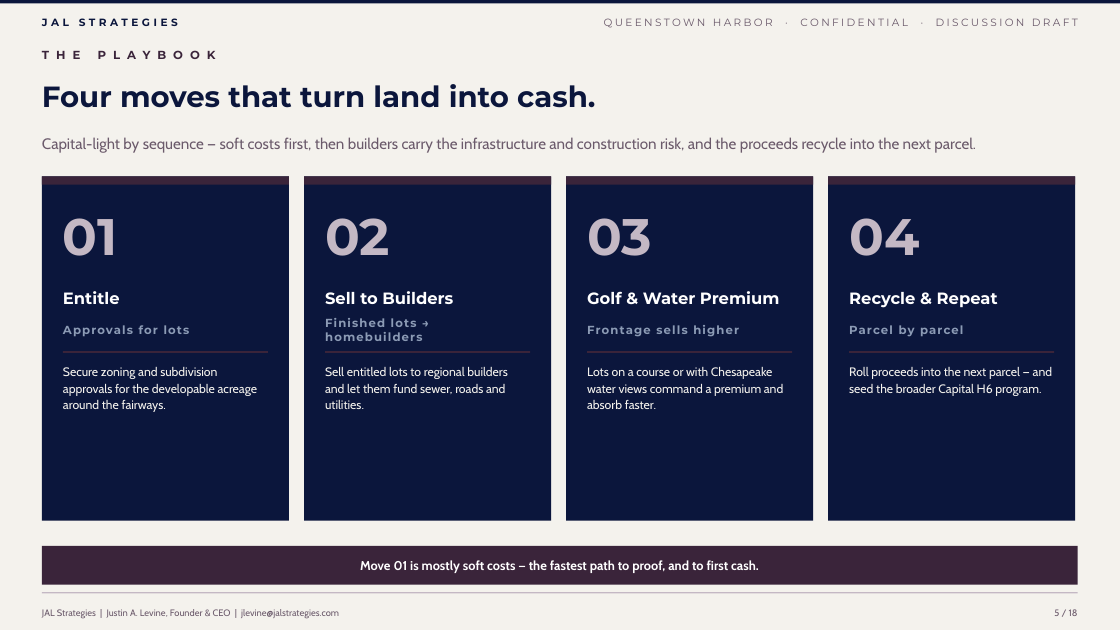
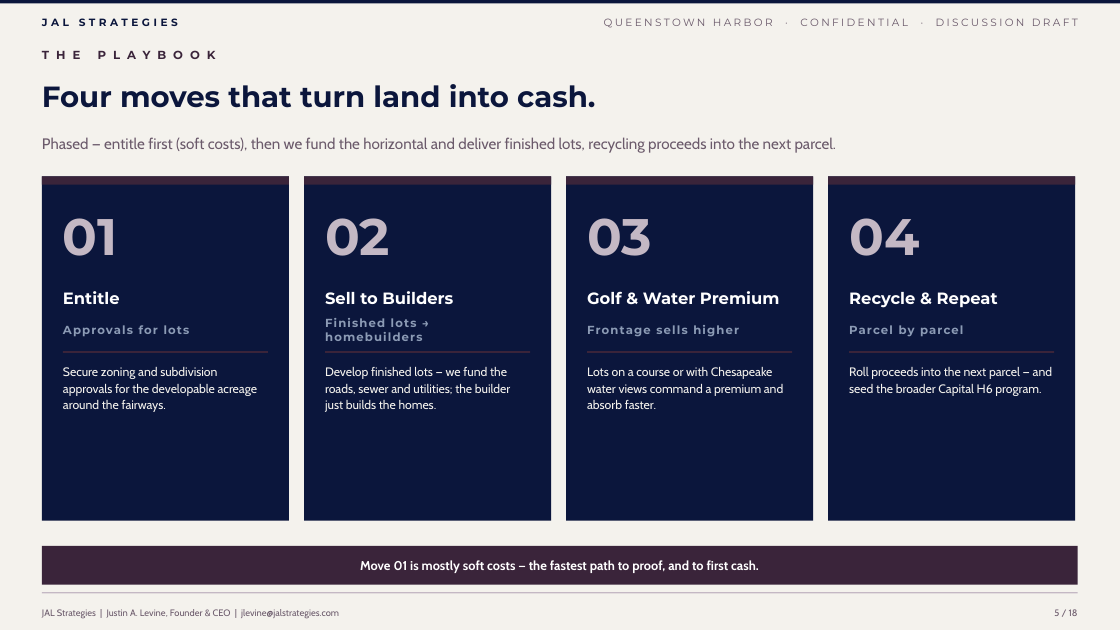
Before and after one commit to jlevine711/Apex, a slide deck: slide 5 of JAL_Queenstown_Harbor_Proposal.pptx. Drawn at 1120x630 pixels with LibreOffice and Linux fonts; fonts in the diff are those of the drawing. Boxes give left, top, right and bottom in pixels: in the first picture for what was removed or moved away, otherwise in the second. Text is boxed around its words. In the diff, an @@ line names an element or a change of style, - is before the commit and + after.

```diff
--- a/JAL_Queenstown_Harbor_Proposal.pptx
+++ b/JAL_Queenstown_Harbor_Proposal.pptx
@@ text at (x1=42, y1=137, x2=837, y2=153): text changed @@
-Capital-light by sequence — soft costs first, then builders carry the infrastructure and construction risk, and the proceeds recycle into the next parcel.
+Phased — entitle first (soft costs), then we fund the horizontal and deliver finished lots, recycling proceeds into the next parcel.
@@ text at (x1=325, y1=367, x2=510, y2=412): text changed @@
-Sell entitled lots to regional builders and let them fund sewer, roads and utilities.
+Develop finished lots — we fund the roads, sewer and utilities; the builder just builds the homes.
```
Also in this commit, not shown: 7 other slides changed, 7 other files.
